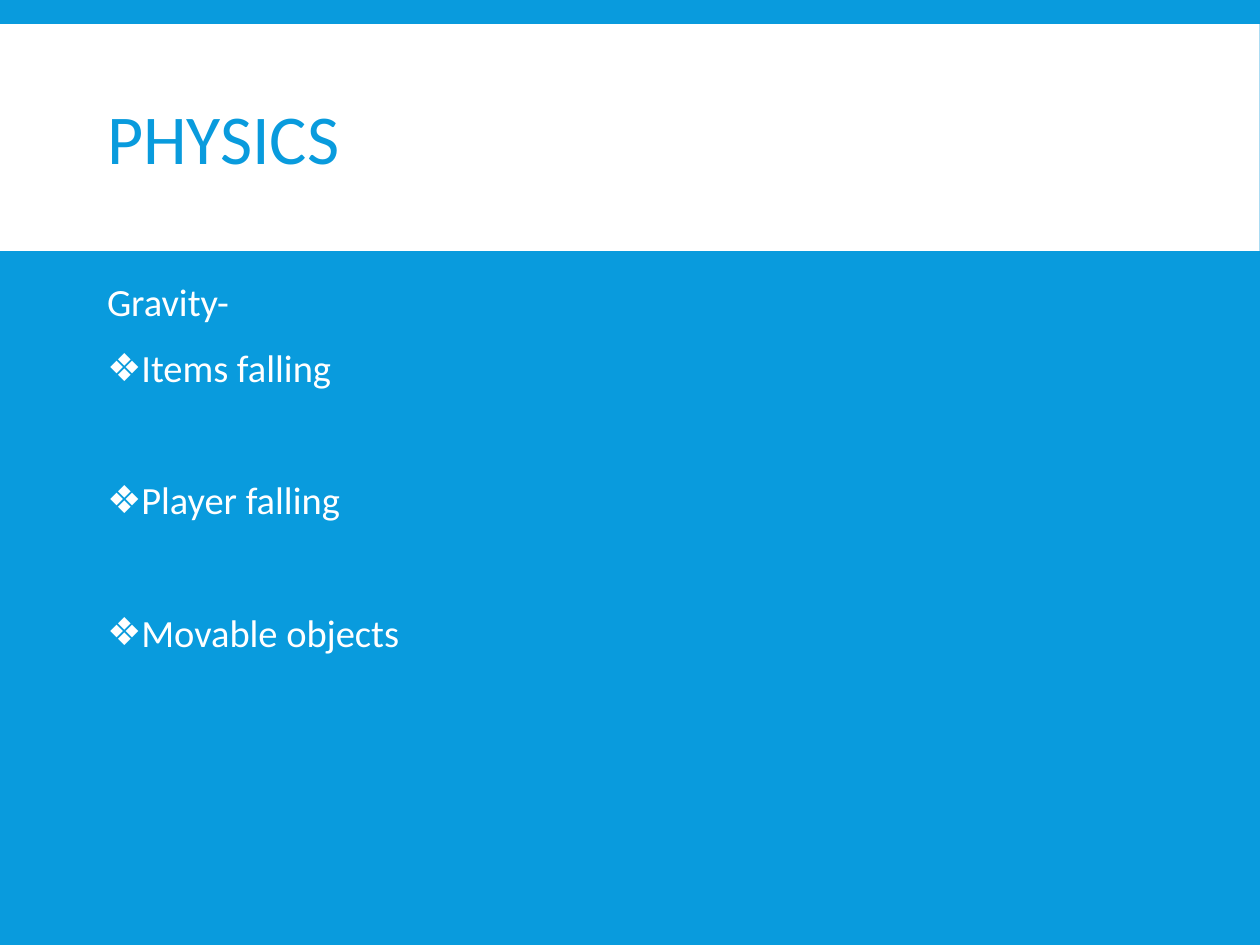
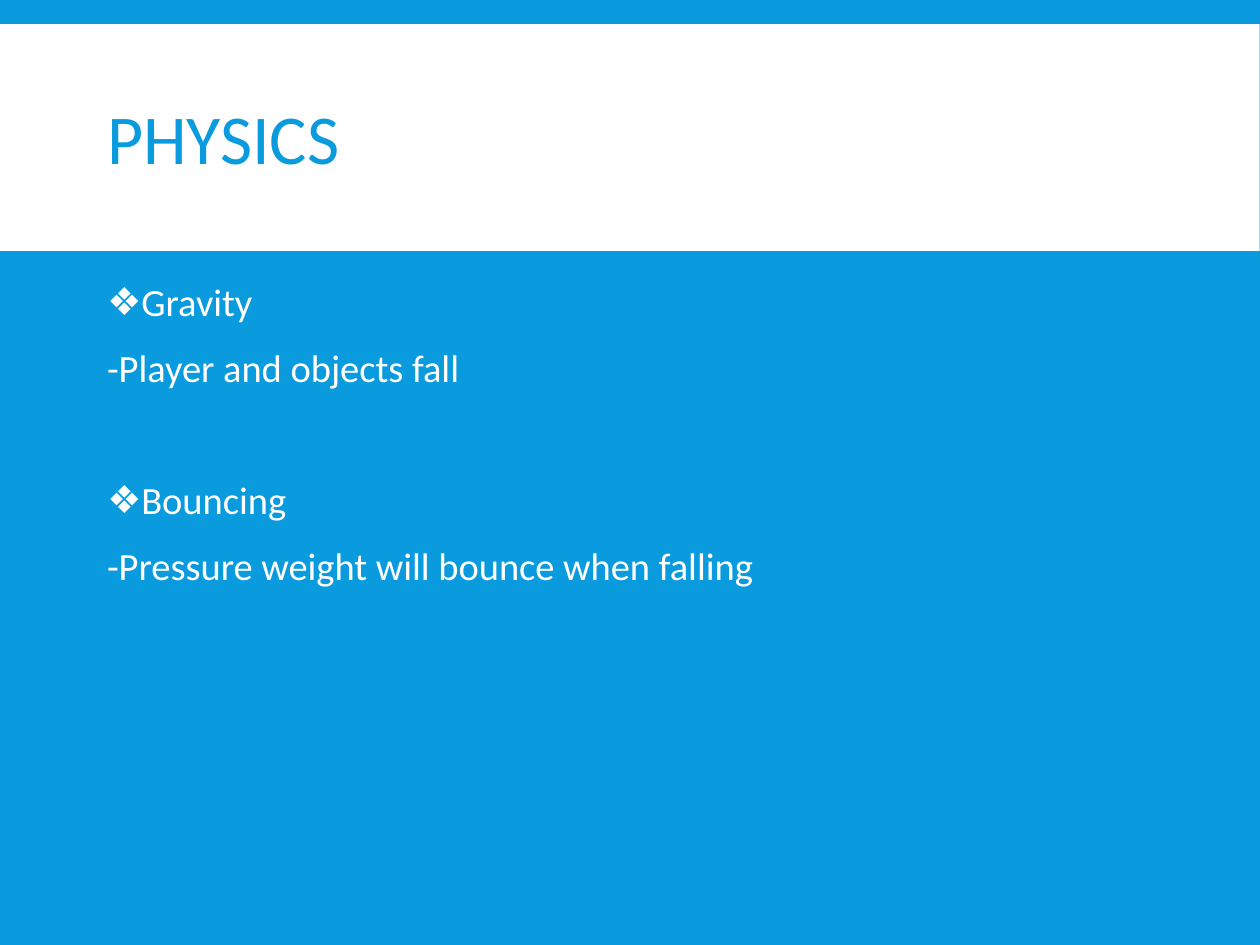
Before and after one commit to UoSGamesGroups/second-semester-s2-group-6, a slide deck: slide 4 of Presentation/L4-5 Group 6 Second pres.pptx. Drawn at 1260x945 pixels with LibreOffice and Linux fonts; fonts in the diff are those of the drawing. Boxes give left, top, right and bottom in pixels: in the first picture for what was removed or moved away, otherwise in the second. Text is boxed around its words. In the diff, an @@ line names an element or a change of style, - is before the commit and + after.

```diff
--- a/Presentation/L4-5 Group 6 Second pres.pptx
+++ b/Presentation/L4-5 Group 6 Second pres.pptx
@@ text at (x1=107, y1=289, x2=753, y2=587): text changed @@
-Gravity-
-❖ Items falling
-❖ Player falling
-❖ Movable objects
+❖ Gravity
+-Player and objects fall
+❖ Bouncing
+-Pressure weight will bounce when falling
```
Also in this commit, not shown: 2 other slides changed, 1 slide added, 1 slide removed, 2 other files.
